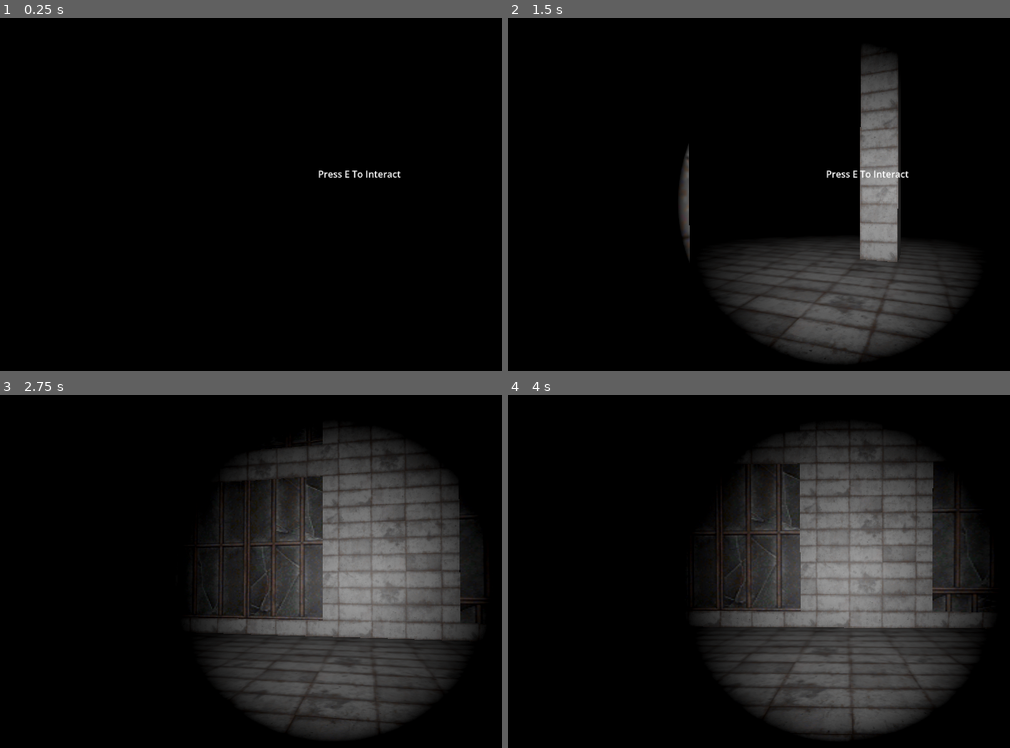
Above: before the commit, frames 1-4 (two rows, left to right).
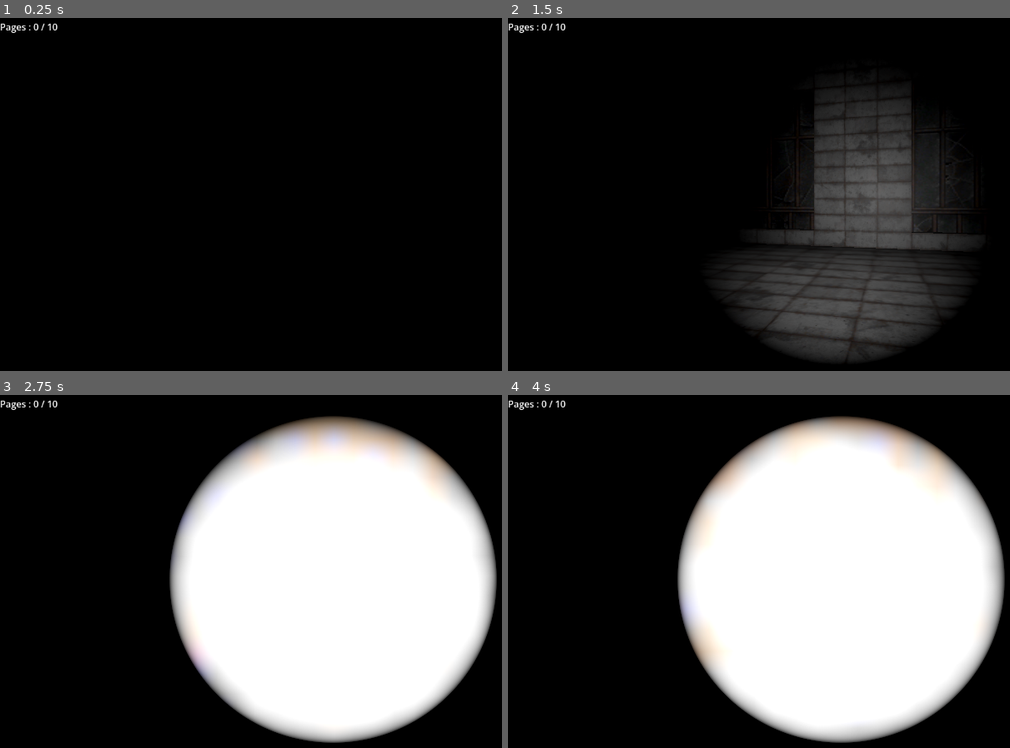
Above: after the commit, the same moments.

Repository: edclo74/The_Call
Game: Godot game, scene res://Scenes/player_movement.tscn
Two runs of this game, one before a commit and one after it. Both use one fixed random seed, a clock stepped at 60 frames per second and the inputs below. This scene is started directly instead of the project's main scene.
Inputs (mouse positions are in pixels of both pictures, inside the frame that each line leads up to):
- Up to frame 1 (0.25 s): no input
- Up to frame 2 (1.5 s): tap E (Use, bound only after the commit) at 0.5, 0.6, 1.25 s; move the mouse to (879, 201) at 0.52 s; hold W (move_forward) from 0.53 s (still down); move the mouse to (809, 205) at 1.27 s; tap F (flashlight) at 1.35 s
- Up to frame 3 (2.75 s): keep holding W (move_forward); tap E (Use, bound only after the commit) at 1.55, 2, 2.3 s; move the mouse to (351, 571) at 2.02 s; hold Shift (move_sprint) from 2.03 s (still down)
- Up to frame 4 (4 s): keep holding W (move_forward); move the mouse to (834, 585) at 2.77 s; release Shift (move_sprint) at 2.78 s; tap E (Use, bound only after the commit) at 2.85, 3.6 s; tap Space at 3.5 s; move the mouse to (889, 585) at 3.52 s

The runs differ from the first frame. In frame 1, 0.3% of the frame differs, in the area x 0-80%, y 1-46%; in frame 2, 14%; in frame 3, 48%; in frame 4, 48%, in the area x 0-100%, y 1-99%.

Commit message:
developing interaction mechanic

Diff:
--- a/Scenes/PlayerController.tscn
+++ b/Scenes/PlayerController.tscn
@@ -16,29 +16,44 @@
 [node name="PauseMenu" parent="CanvasLayer" unique_id=234391712 instance=ExtResource("2_rrwoe")]
 unique_name_in_owner = true
 
+[node name="InteractionNotifier" type="Label" parent="CanvasLayer" unique_id=1568933120]
+anchors_preset = 8
+anchor_left = 0.5
+anchor_top = 0.5
+anchor_right = 0.5
+anchor_bottom = 0.5
+offset_left = 5.0
+offset_top = -9.0
+offset_right = 6.0
+offset_bottom = 14.0
+grow_horizontal = 2
+grow_vertical = 2
+text = "Press E To Collect"
+
 [node name="BoxContainer" type="BoxContainer" parent="CanvasLayer" unique_id=748385092]
-offset_left = 550.0
-offset_top = 255.0
-offset_right = 683.0
-offset_bottom = 295.0
+offset_right = 100.0
+offset_bottom = 40.0
 
-[node name="Label" type="Label" parent="CanvasLayer/BoxContainer" unique_id=997178675]
+[node name="CollectionTracker" type="Label" parent="CanvasLayer/BoxContainer" unique_id=997178675]
 layout_mode = 2
-text = "Press E To Interact"
+text = "Pages : 0 / 10"
 
 [node name="Camera3D" type="Camera3D" parent="." unique_id=634130509]
-transform = Transform3D(-0.99650747, 0, -0.08350402, 0, 1, 0, 0.08350402, 0, -0.99650747, 0, 0.59604347, 0.5718729)
+transform = Transform3D(-0.99650747, 0, -0.08350402, 0, 1, 0, 0.08350402, 0, -0.99650747, 0, 0.59604347, 0.536951)
 
 [node name="SeeCast" type="RayCast3D" parent="Camera3D" unique_id=838013699]
 unique_name_in_owner = true
 transform = Transform3D(-0.99650735, 0, 0.09948296, 0, 1, 0, -0.08350401, 0, -1.1871945, -0.04775368, 0.0039565563, 0.56987554)
 target_position = Vector3(0, 0, 1.775)
+collide_with_areas = true
+collide_with_bodies = false
 
 [node name="MeshInstance3D" type="MeshInstance3D" parent="." unique_id=1920706158]
 transform = Transform3D(1, 0, 0, 0, 1, 0, 0, 0, 1, -0.00010415912, -0.004111767, 0.0047706366)
 mesh = SubResource("CapsuleMesh_b052v")
 
 [node name="CollisionShape3D" type="CollisionShape3D" parent="." unique_id=1954298449]
+transform = Transform3D(1.3, 0, 0, 0, 1.3, 0, 0, 0, 1.3, 0, 0, 0)
 shape = SubResource("CapsuleShape3D_k0mwo")
 
 [node name="Hand" type="Node3D" parent="." unique_id=77465561]
--- a/Scenes/player_movement.tscn
+++ b/Scenes/player_movement.tscn
@@ -2,6 +2,8 @@
 
 [ext_resource type="PackedScene" uid="uid://di7i10565cjnc" path="res://Scenes/PlayerController.tscn" id="1_yrei1"]
 [ext_resource type="PackedScene" uid="uid://dv5d37xbrv02g" path="res://Hall.glb" id="2_4nywd"]
+[ext_resource type="PackedScene" uid="uid://6l3uof2boqkf" path="res://pickup.tscn" id="3_dfbmq"]
+[ext_resource type="PackedScene" uid="uid://bmmtyqjddo7ai" path="res://Untitled (21).glb" id="4_5yw4k"]
 
 [sub_resource type="ProceduralSkyMaterial" id="ProceduralSkyMaterial_yrei1"]
 sky_horizon_color = Color(0.66224277, 0.6717428, 0.6867428, 1)
@@ -25,17 +27,13 @@
 [sub_resource type="ConcavePolygonShape3D" id="ConcavePolygonShape3D_yrei1"]
 data = PackedVector3Array(-18.055, 0.5, 16.58, 18.055, 0.5, 16.58, -18.055, -0.5, 16.58, 18.055, 0.5, 16.58, 18.055, -0 …(680 unchanged characters)…
 
-[sub_resource type="CylinderMesh" id="CylinderMesh_4nywd"]
-
-[sub_resource type="CylinderShape3D" id="CylinderShape3D_dfbmq"]
-
 [node name="Node3D" type="Node3D" unique_id=1982909402]
 
 [node name="WorldEnvironment" type="WorldEnvironment" parent="." unique_id=1308356630]
 environment = SubResource("Environment_dfbmq")
 
 [node name="CharacterBody3D" parent="." unique_id=1351378724 instance=ExtResource("1_yrei1")]
-transform = Transform3D(1, 0, 0, 0, 1, 0, 0, 0, 1, -4.9633427, 0, 0)
+transform = Transform3D(1, 0, 0, 0, 1, 0, 0, 0, 1, -4.9633427, 0.6653824, -59.62915)
 
 [node name="floor" type="MeshInstance3D" parent="." unique_id=344129153]
 transform = Transform3D(1.2950001, 2.2128006e-09, -1.3969839e-09, -1.283297e-09, 1.295, 0, -2.3283064e-10, 4.656613e-10, 1.2950001, 0.23372316, -42.12752, -0.023921013)
@@ -55,14 +53,11 @@
 [node name="CollisionShape3D" type="CollisionShape3D" parent="wall/StaticBody3D" unique_id=842938710]
 shape = SubResource("ConcavePolygonShape3D_yrei1")
 
-[node name="paper" type="StaticBody3D" parent="." unique_id=1492204480 groups=["interactable"]]
-transform = Transform3D(1, 0, 0, 0, 1, 0, 0, 0, 1, -15.949063, -1.0927142, 0)
+[node name="Anvil_Export_Temp" parent="." unique_id=1698743409 instance=ExtResource("2_4nywd")]
+transform = Transform3D(0.99989384, 0, 0.014572981, 0, 1, 0, -0.014572981, 0, 0.99989384, -21.962471, -2.5352488, -7.280862)
 
-[node name="MeshInstance3D" type="MeshInstance3D" parent="paper" unique_id=234736884]
-mesh = SubResource("CylinderMesh_4nywd")
+[node name="Pickup" parent="." unique_id=458297649 instance=ExtResource("3_dfbmq")]
+transform = Transform3D(1, 0, 0, 0, 1, 0, 0, 0, 1, -4.9512978, -0.24609363, -66.30141)
 
-[node name="CollisionShape3D" type="CollisionShape3D" parent="paper" unique_id=2061727692]
-shape = SubResource("CylinderShape3D_dfbmq")
-
-[node name="Anvil_Export_Temp" parent="." unique_id=1698743409 instance=ExtResource("2_4nywd")]
-transform = Transform3D(0.9932802, 0, -0.115734644, 0, 1, 0, 0.115734644, 0, 0.9932802, -17.068829, -2.5352488, -9.210299)
+[node name="Anvil_Export_Temp2" parent="." unique_id=193358885 instance=ExtResource("4_5yw4k")]
+transform = Transform3D(1, 0, 0, 0, 1, 0, 0, 0, 1, -11.397542, -3.2961578, -79.55895)
--- a/character_body_3d.gd
+++ b/character_body_3d.gd
@@ -11,6 +11,11 @@
 var menu_on = false
 var camera_x_rotation = 0.0
 var target_velocity = Vector3.ZERO
+
+var pages_collected = 0
+@onready var ray = $Camera3D/SeeCast
+@onready var interaction_notifier = $CanvasLayer/InteractionNotifier
+@onready var collection_tracker = $CanvasLayer/BoxContainer/CollectionTracker
 
 func _unhandled_input(event):
 	if event is InputEventMouseMotion and Input.get_mouse_mode() == Input.MOUSE_MODE_CAPTURED:
@@ -29,6 +34,7 @@
 	Input.set_mouse_mode(Input.MOUSE_MODE_CAPTURED)
 
 func _process(delta):
+
 	hand.rotation.y = camera_x_rotation
 	if Input.is_action_just_pressed("pause_menu"):
 		menu_on = !menu_on
@@ -42,16 +48,17 @@
 
 func _on_button_pressed():
 	print("Button was pressed!")
-
+func check_ray_hit():
+	if ray.is_colliding():
+		if ray.get_collider().is_in_group("Pickup"):
+			interaction_notifier.visible = true
+		if Input.is_action_just_pressed("Use"):
+			ray.get_collider().gueue_free()
+			pages_collected += 1
+	else:
+		interaction_notifier.visible = false
 func _physics_process(delta):
-	if %SeeCast.is_colliding():
-		var target = %SeeCast.get_collider()
-		if target.has_method("interact"):
-			$CanvasLayer/BoxContainer/Label.show()
-			print("You can pickup this item!")
-		else:
-			$CanvasLayer/BoxContainer/Label.hide()
-
+	check_ray_hit()
 	var direction = Vector3.ZERO
 	if Input.is_action_pressed("move_right"):
 		direction.x -= 1
@@ -61,18 +68,17 @@
 		direction.z -= 1
 	if Input.is_action_pressed("move_forward"):
 		direction.z += 1
-
 	if direction != Vector3.ZERO:
 		direction = direction.normalized()
 		direction = basis * direction
 		if Input.is_action_pressed("move_sprint"):
 			direction *= sprint_speed
-
 	target_velocity.x = direction.x * speed
 	target_velocity.z = direction.z * speed
-
 	if not is_on_floor():
 		target_velocity.y = target_velocity.y - (fall_acceleration * delta)
+	velocity = target_velocity
 
-	velocity = target_velocity
 	move_and_slide()
+func interact():
+	print("Interacted!")
--- /dev/null
+++ b/pickup.tscn
@@ -0,0 +1,16 @@
+[gd_scene format=3 uid="uid://6l3uof2boqkf"]
+
+[sub_resource type="BoxMesh" id="BoxMesh_pu7wf"]
+
+[sub_resource type="BoxShape3D" id="BoxShape3D_iqk3k"]
+
+[node name="Pickup" type="Area3D" unique_id=458297649 groups=["Pickup"]]
+transform = Transform3D(1, 0, 0, 0, 1, 0, 0, 0, 1, -0.009697676, 0, 0)
+
+[node name="MeshInstance3D" type="MeshInstance3D" parent="." unique_id=68638679]
+transform = Transform3D(1, 0, 0, 0, 1, 0, 0, 0, 1, -1.1978885, -0.95138705, 1.246656)
+mesh = SubResource("BoxMesh_pu7wf")
+
+[node name="CollisionShape3D" type="CollisionShape3D" parent="." unique_id=2124611093]
+transform = Transform3D(1, 0, 0, 0, 1, 0, 0, 0, 1, -1.1978885, -0.95138705, 1.246656)
+shape = SubResource("BoxShape3D_iqk3k")
--- a/project.godot
+++ b/project.godot
@@ -52,6 +52,11 @@
 "events": [Object(InputEventKey,"resource_local_to_scene":false,"resource_name":"","device":-1,"window_id":0,"alt_press …(195 unchanged characters)…
 ]
 }
+Use={
+"deadzone": 0.2,
+"events": [Object(InputEventKey,"resource_local_to_scene":false,"resource_name":"","device":-1,"window_id":0,"alt_pressed":false,"shift_pressed":false,"ctrl_pressed":false,"meta_pressed":false,"pressed":false,"keycode":0,"physical_keycode":69,"key_label":0,"unicode":101,"location":0,"echo":false,"script":null)
+]
+}
 
 [physics]
 
Binary file added: Untitled (21).glb
Not shown, added: Untitled (21).glb.import
Binary file added: Untitled (21)_ind_w01_grey2.png
Not shown, added: Untitled (21)_ind_w01_grey2.png.import
Binary file added: Untitled (21)_ind_w02_grey2.png
Not shown, added: Untitled (21)_ind_w02_grey2.png.import
Binary file added: Untitled (21)_ind_win1_blk1c.png
Not shown, added: Untitled (21)_ind_win1_blk1c.png.import
